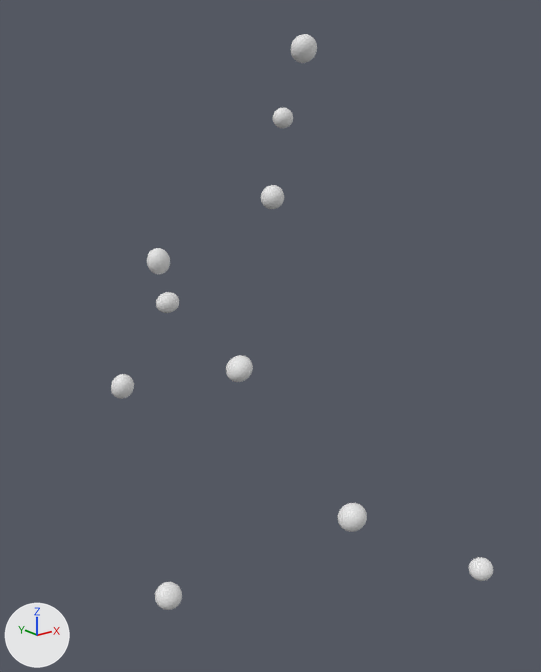
The OBJ model data/chains/chain_01/chain.obj as it was, and as the next commit left it.
One viewpoint serves both versions: a camera (50 mm lens) standing at (-2.5, -2.67, -0.03) and looking at (-0.84, -0.59, -0.86). The axes (+X, +Y, +Z) are drawn at lower left. The lights are the same throughout. The picture after the commit comes second. Where no turn or scale is listed for an object, it has been applied to the vertices.

The first picture shows 'chain'.
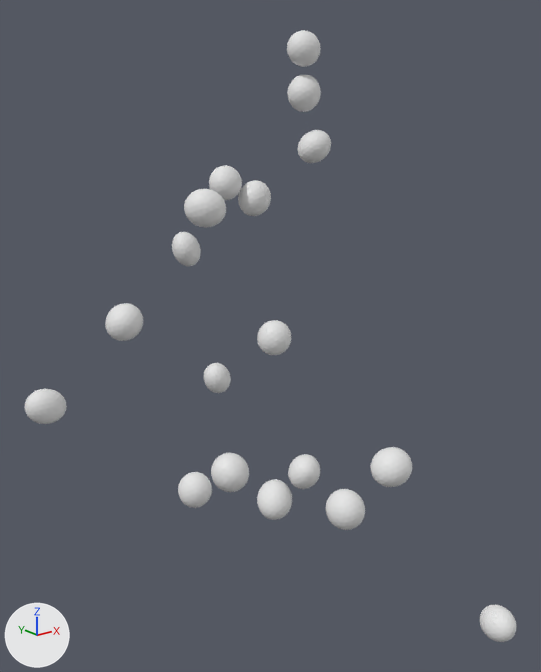
What differs and where, as boxes (x1, y1, x2, y2) in the pictures (541 x 672 px; the box of a moved part takes in the faces that stretch with it):
'chain', reshaped (29% wider, 6% taller)
    before: (111, 34, 493, 610)
    after: (25, 30, 517, 642)
part 1 of me_chain, moved or reshaped
    before: (290, 34, 317, 63)
    after: (287, 30, 321, 67)
part 2 of me_chain, moved or reshaped
    before: (273, 107, 293, 128)
    after: (287, 75, 321, 112)
part 3 of me_chain, moved or reshaped
    before: (261, 185, 284, 209)
    after: (298, 130, 331, 163)
part 4 of me_chain, moved or reshaped
    before: (147, 248, 170, 274)
    after: (209, 165, 242, 200)
part 5 of me_chain, moved or reshaped
    before: (156, 292, 179, 313)
    after: (238, 180, 271, 216)
part 6 of me_chain, moved or reshaped
    before: (111, 374, 134, 399)
    after: (172, 232, 201, 266)
part 7 of me_chain, moved or reshaped
    before: (226, 355, 253, 382)
    after: (184, 189, 226, 228)
part 8 of me_chain, moved or reshaped
    before: (155, 582, 182, 610)
    after: (25, 389, 67, 424)
part 9 of me_chain, moved or reshaped
    before: (469, 557, 493, 581)
    after: (105, 303, 143, 341)
part 10 of me_chain, added
    after: (204, 363, 231, 393)
part 11 of me_chain, added
    after: (257, 320, 291, 355)
part 12 of me_chain, added
    after: (178, 472, 212, 508)
part 13 of me_chain, added
    after: (211, 453, 249, 492)
part 14 of me_chain, added
    after: (257, 479, 292, 520)
part 15 of me_chain, added
    after: (288, 454, 320, 489)
part 16 of me_chain, added
    after: (370, 447, 412, 487)
part 17 of me_chain, added
    after: (479, 605, 517, 642)
part 18 of me_chain, moved or reshaped
    before: (337, 503, 367, 532)
    after: (326, 489, 365, 530)

Edits to the bpy script that builds the scene:
```text
Change me_chain:
    remove me_chain.from_pydata(...)  # 1620 vertices, 3200 faces; spans x -1.38..-0.04, y -1.13..0.14, z -1.97..0.24
    add me_chain.from_pydata(...)  # 2916 vertices, 5760 faces; spans x -1.56..-0.13, y -1.41..0.17, z -1.98..0.25
    me_chain part 1: the loose piece of 162 vertices spanning x -0.32..-0.2, y -0.14..-0.04, z 0.12..0.24 is multiplied about its middle by the matrix ((0.242, 1.094, 0.554), (0.862, -0.553, 0.717), (0.872, 0.243, -0.862))
    me_chain part 2: the loose piece of 162 vertices spanning x -0.41..-0.31, y -0.12..-0.03, z -0.14..-0.06 is multiplied about its middle by the matrix ((-0.195, 1.466, -0.918), (-0.317, 0.877, 1.469), (1.7, 0.332, 0.169)), then moved by (0.12, 0.0, 0.1)
    me_chain part 3: the loose piece of 162 vertices spanning x -0.5..-0.4, y -0.16..-0.06, z -0.48..-0.38 is multiplied about its middle by the matrix ((1.224, -0.61, -0.451), (-0.374, 0.26, -1.366), (0.66, 1.278, 0.062)), then moved by (0.24, 0.0, 0.2)
    me_chain part 4: the loose piece of 162 vertices spanning x -0.96..-0.85, y 0.05..0.14, z -0.74..-0.63 is multiplied about its middle by the matrix ((-0.631, 0.579, 1.183), (0.205, -1.252, 0.722), (1.301, 0.478, 0.46)), then moved by (0.36, 0.0, 0.31)
    me_chain part 5: the loose piece of 162 vertices spanning x -0.94..-0.84, y 0.01..0.1, z -0.91..-0.82 is multiplied about its middle by the matrix ((0.535, 1.258, 0.869), (-0.597, -0.675, 1.346), (1.408, -0.765, 0.24)), then moved by (0.48, 0.0, 0.41)
    me_chain part 6: the loose piece of 162 vertices spanning x -1.27..-1.18, y -0.18..-0.08, z -1.16..-1.06 is multiplied about its middle by the matrix ((0.603, -1.339, 0.307), (-1.161, -0.318, 0.895), (-0.734, -0.598, -1.164)), then moved by (0.4, 0.13, 0.48)
    me_chain part 7: the loose piece of 162 vertices spanning x -1.03..-0.94, y -0.64..-0.54, z -1.01..-0.91 is multiplied about its middle by the matrix ((-1.044, 0.778, 1.167), (0.825, 1.166, -0.582), (-0.939, 0.181, -1.111)), then moved by (0.13, 0.38, 0.53)
    me_chain part 8: the loose piece of 162 vertices spanning x -1.38..-1.28, y -0.65..-0.56, z -1.8..-1.71 is multiplied about its middle by the matrix ((-1.396, 0.665, 0.114), (0.465, 1.139, -0.943), (-0.488, -0.815, -1.225)), then moved by (-0.15, 0.64, 0.58)
    me_chain part 9: the loose piece of 162 vertices spanning x -0.14..-0.04, y -1.13..-1.03, z -1.97..-1.88 is multiplied about its middle by the matrix ((-1.145, -0.44, -0.91), (1.035, -0.313, -1.347), (-0.111, -1.443, 0.675)), then moved by (-1.07, 1.04, 1.05)
    me_chain part 10: the loose piece of 162 vertices spanning x -0.94..-0.84, y 0.01..0.1, z -0.91..-0.82 is copied, and the copy is multiplied about its middle by the matrix ((-0.997, 0.605, 0.975), (-0.937, -1.175, -0.23), (0.662, -0.752, 1.143)), then moved by (0.21, -0.05, -0.38); it spans x -0.75..-0.61, y -0.06..0.08, z -1.32..-1.17
    me_chain part 11: a new loose piece, an icosphere of 320 faces spanning x -0.69..-0.55, y -0.41..-0.27, z -1.05..-0.9
    me_chain part 12: a new loose piece, an icosphere of 320 faces spanning x -1.12..-0.99, y -0.44..-0.31, z -1.59..-1.45
    me_chain part 13: the loose piece of 162 vertices spanning x -0.79..-0.68, y -0.99..-0.89, z -1.55..-1.45 is copied, and the copy is multiplied about its middle by the matrix ((0.319, 1.172, 0.947), (1.015, -0.883, 0.75), (1.113, 0.469, -0.955)), then moved by (-0.12, 0.6, -0.02); it spans x -0.94..-0.78, y -0.42..-0.26, z -1.61..-1.44
    me_chain part 14: the loose piece of 162 vertices spanning x -0.79..-0.68, y -0.99..-0.89, z -1.55..-1.45 is copied, and the copy is multiplied about its middle by the matrix ((1.069, 0.644, -0.612), (-0.668, 1.214, 0.11), (0.585, 0.209, 1.243)), then moved by (-0.09, 0.35, -0.05); it spans x -0.9..-0.75, y -0.66..-0.52, z -1.62..-1.48
    me_chain part 15: the loose piece of 162 vertices spanning x -0.79..-0.68, y -0.99..-0.89, z -1.55..-1.45 is copied, and the copy is multiplied about its middle by the matrix ((-0.113, -1.024, 0.835), (0.272, -1.034, -0.89), (1.275, 0.415, 0.33)), then moved by (0.02, 0.3, 0.06); it spans x -0.78..-0.64, y -0.72..-0.57, z -1.51..-1.37
    me_chain part 16: the loose piece of 162 vertices spanning x -0.79..-0.68, y -0.99..-0.89, z -1.55..-1.45 is copied, and the copy is multiplied about its middle by the matrix ((0.305, -0.235, -1.398), (-1.129, 0.824, -0.385), (0.857, 1.17, -0.009)), then moved by (0.2, -0.01, 0.15); it spans x -0.62..-0.46, y -1.02..-0.87, z -1.43..-1.28
    me_chain part 17: the loose piece of 162 vertices spanning x -0.14..-0.04, y -1.13..-1.03, z -1.97..-1.88 is copied, and the copy is multiplied about its middle by the matrix ((1.021, -0.916, -0.148), (-0.798, -0.754, -0.836), (0.474, 0.704, -1.088)), then moved by (-0.25, -0.26, 0.01); it spans x -0.4..-0.28, y -1.41..-1.26, z -1.98..-1.85
    me_chain part 18: 1 vertex moved within x -0.73, y -0.99, z -1.49; 155 vertices removed from x -0.79..-0.68, y -0.99..-0.89, z -1.55..-1.45; 155 vertices added at x -0.82..-0.68, y -0.99..-0.84, z -1.55..-1.4
```
